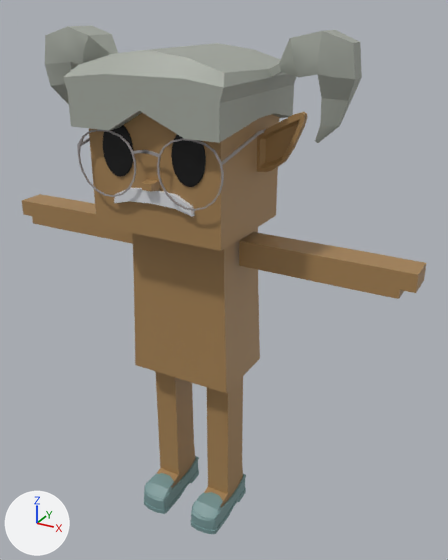
A saved change to the FBX model mustachiorascals/fbx/aa263520-115a-4b28-9686-45bb46bc11ad.fbx.
Rendered twice from a 50 mm lens placed at (0.0175, -0.0274, 0.0303), pointed at (0.0015, 0.0018, 0.0157). The lights are fixed; the arrows at lower left show +X, +Y and +Z. Where no turn or scale is listed for an object, it has been applied to the vertices.

Objects in the first picture: 'e_9', 'ew_round_2', 'eye_5', 'f_loafers', 'h_pigtails', 'm_anchorman', 'mustachio_arms', 'mustachio_body', 'mustachio_head', 'mustachio_legs'.
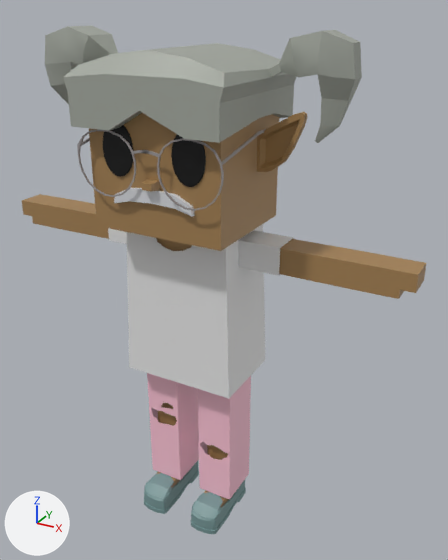
Pixel boxes (x1, y1, x2, y2) of what changed, in the pictures (448 x 560 px):
'c_shirt_1', added
    after: (126, 224, 265, 399)
'c_rippedjeans', added (pink)
    after: (147, 373, 251, 500)
'c_shirt_2', added
    after: (108, 228, 294, 276)
'mustachio_body', unchanged, covered by the edit
    before: (132, 227, 260, 393)
    after: (156, 238, 192, 251)
'mustachio_legs', unchanged, covered by the edit
    before: (155, 371, 243, 507)
    after: (156, 403, 229, 507)

The change in detail:
Material 'upper_garment_1' (mat_upper_garment_1) is new.
Its base color is (0.8, 0.8, 0.8) (white #e7e7e7).
Material 'lower_garment' (mat_lower_garment) is new.
Its base color is (0.988, 0.557, 0.675) (pink #fec5d6).
Mesh me_mesh_012 is new.
It has 24 vertices, 18 faces and spans x -0.00561..0.00561, y 0.00027..0.00209, z 0.01737..0.01893.
It uses material mat_upper_garment_1 (white #e7e7e7).
Mesh me_mesh_011 is new.
It has 230 vertices, 212 faces and spans x -0.00349..0.00349, y -0.0013..0.00353, z 0.00994..0.01894.
It uses material mat_upper_garment_1 (white #e7e7e7).
Mesh me_mesh_003_1 is new.
It has 277 vertices, 244 faces and spans x -0.00297..0.00299, y -0.00021..0.00257, z 0.0014..0.01069.
It uses material mat_lower_garment (pink #fec5d6).
Object 'c_shirt_2' (ob_c_shirt_2) is new; it shows me_mesh_012.
Its location is (0.0, 0.0, 0.0).
Object 'c_shirt_1' (ob_c_shirt_1) is new; it shows me_mesh_011.
Its location is (0.0, 0.0, 0.0).
Object 'c_rippedjeans' (ob_c_rippedjeans) is new; it shows me_mesh_003_1.
Its location is (0.0, 0.0, 0.0).
